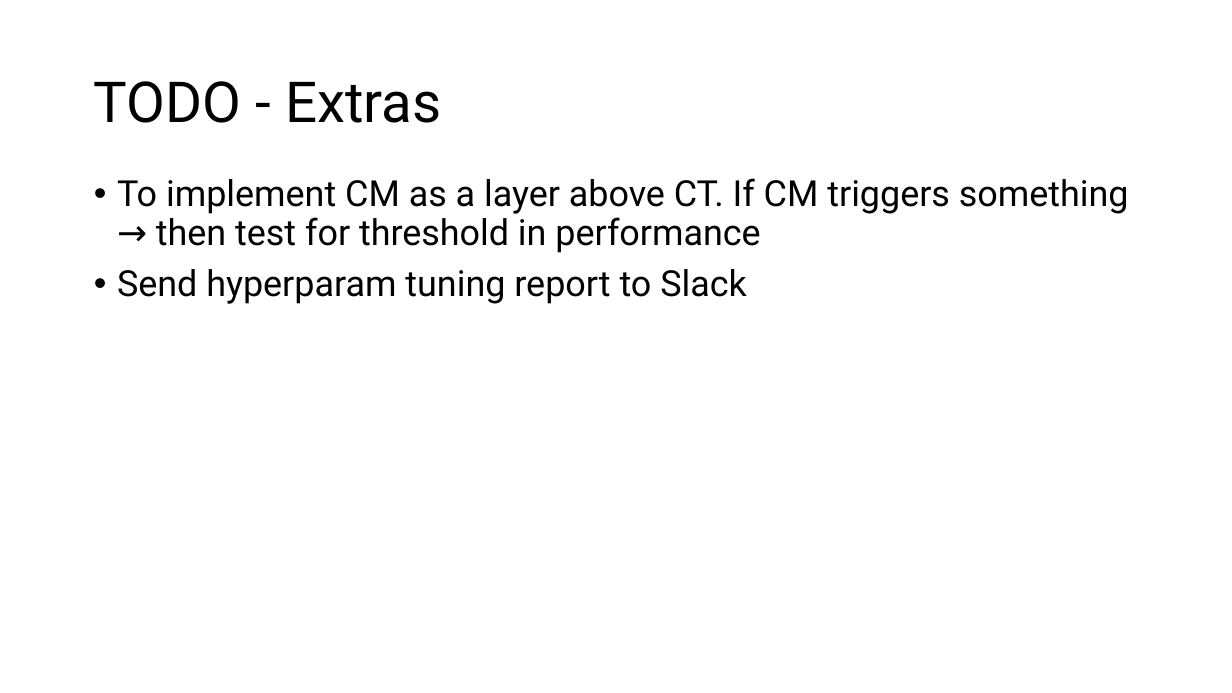
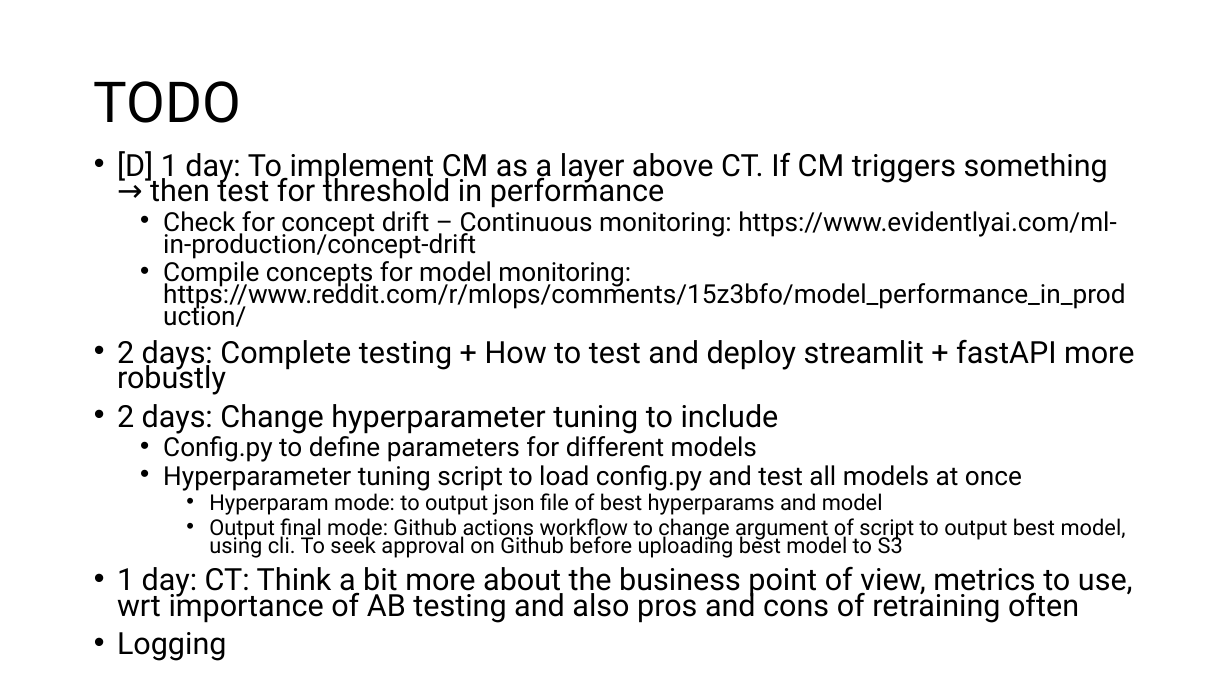
Before and after one commit to ziyu-toh/hdb-resale-prediction, a slide deck: slide 11 of docs/Architecture Overview.pptx (slide 8 before the commit). Drawn at 1232x693 pixels with LibreOffice and Linux fonts; fonts in the diff are those of the drawing. Boxes give left, top, right and bottom in pixels: in the first picture for what was removed or moved away, otherwise in the second. Text is boxed around its words. In the diff, an @@ line names an element or a change of style, - is before the commit and + after.

Commit message:
fixed interaction of fastapi and streamlit

```diff
--- a/docs/Architecture Overview.pptx
+++ b/docs/Architecture Overview.pptx
@@ title at [94,81,242,123]: text changed @@
-TODO - Extras
+TODO
@@ text at [117,151,1134,661]: text changed; size 28 to 23.8 pt @@
-• To implement CM as a layer above CT. If CM triggers something → then test for threshold in performance
-• Send hyperparam tuning report to Slack
+• [D] 1 day: To implement CM as a layer above CT. If CM triggers something → then test for threshold in performance
+  • Check for concept drift – Continuous monitoring: https://www.evidentlyai.com/ml-in-production/concept-drift
+  • Compile concepts for model monitoring: https://www.reddit.com/r/mlops/comments/15z3bfo/model_performance_in_production/
+• 2 days: Complete testing + How to test and deploy streamlit + fastAPI more robustly
+• 2 days: Change hyperparameter tuning to include
+  • Config.py to define parameters for different models
+  • Hyperparameter tuning script to load config.py and test all models at once
+    • Hyperparam mode: to output json file of best hyperparams and model
+    • Output final mode: Github actions workflow to change argument of script to output best model, using cli. To seek approval on Github before uploading best model to S3
+• 1 day: CT: Think a bit more about the business point of view, metrics to use, wrt importance of AB testing and also pros and cons of retraining often
+• Logging
```
Also in this commit, not shown: 3 other slides changed, 1 slide removed, 3 other files.
